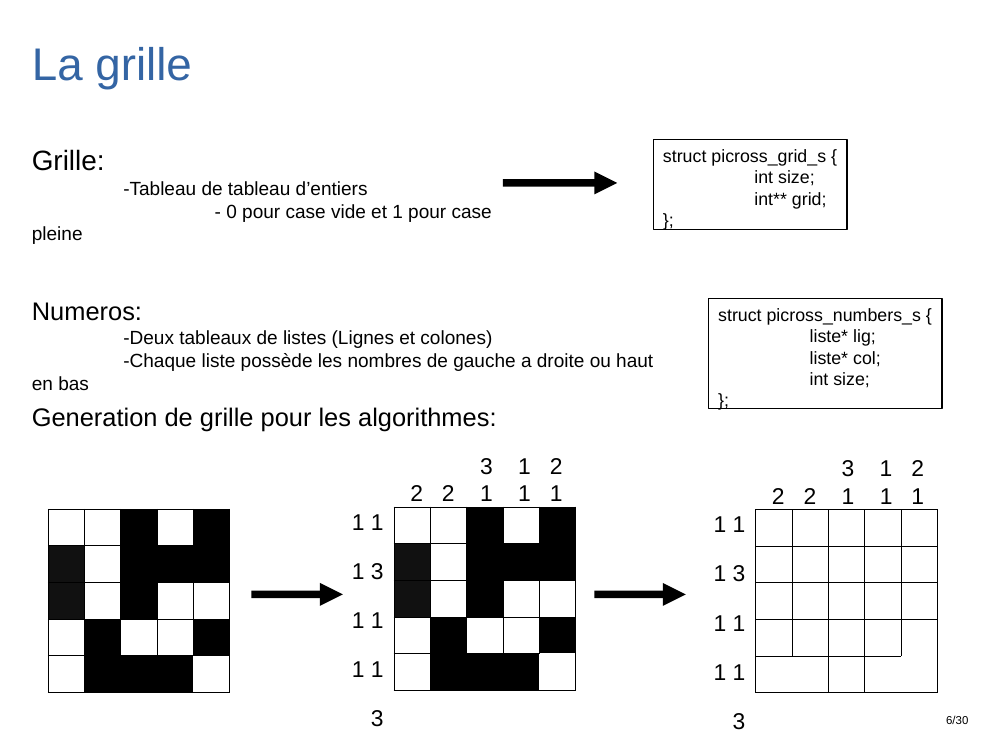
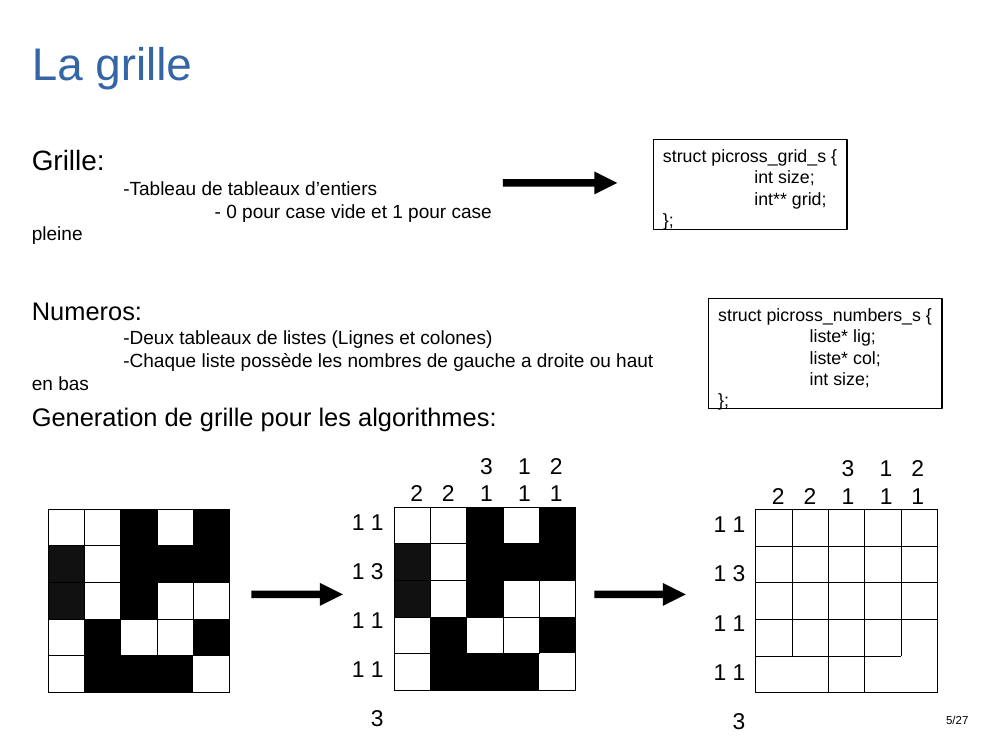
Before and after one commit to Bar0lg/TIPE_Project_Picross, a slide deck: slide 12 of DIAPO_TIPE.odp. Drawn at 1008x756 pixels with LibreOffice and Linux fonts; fonts in the diff are those of the drawing. Boxes give left, top, right and bottom in pixels: in the first picture for what was removed or moved away, otherwise in the second. Text is boxed around its words. In the diff, an @@ line names an element or a change of style, - is before the commit and + after.

```diff
--- a/DIAPO_TIPE.odp
+++ b/DIAPO_TIPE.odp
@@ text at [123, 181, 377, 196]: text changed @@
--Tableau de tableau d’entiers
+-Tableau de tableaux d’entiers
@@ text at [946, 716, 968, 724]: text changed @@
-6/30
+5/27
```
Also in this commit, not shown: 41 other slides changed, 1 other file.
